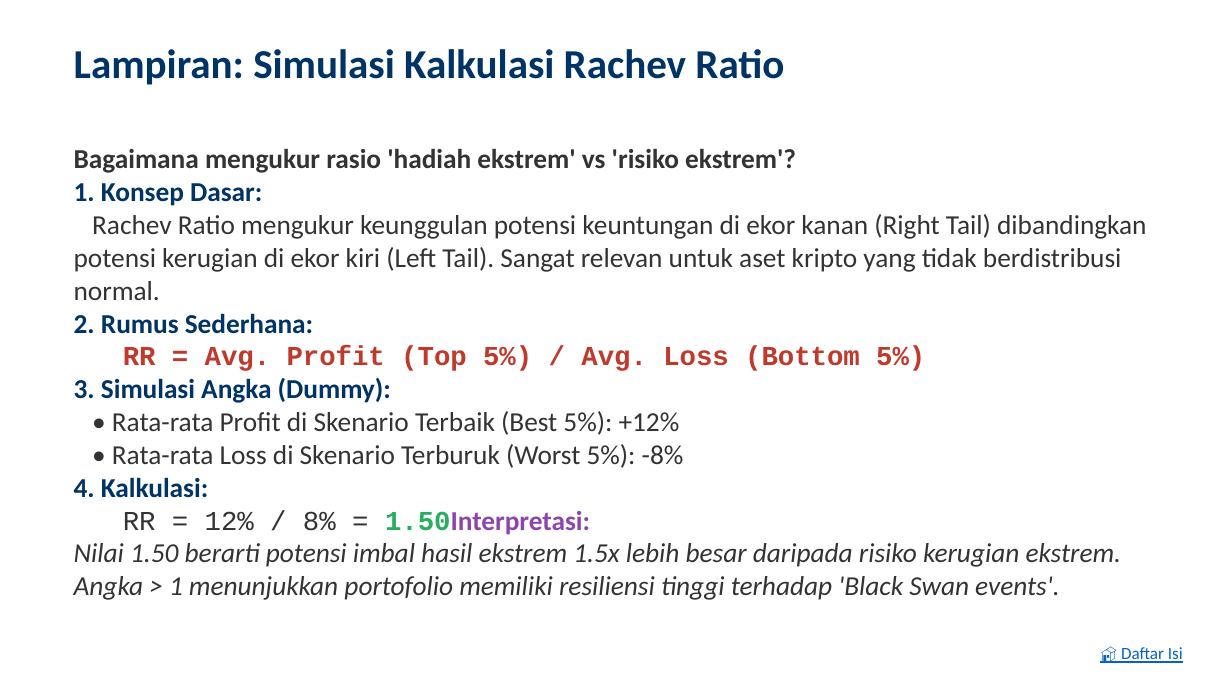
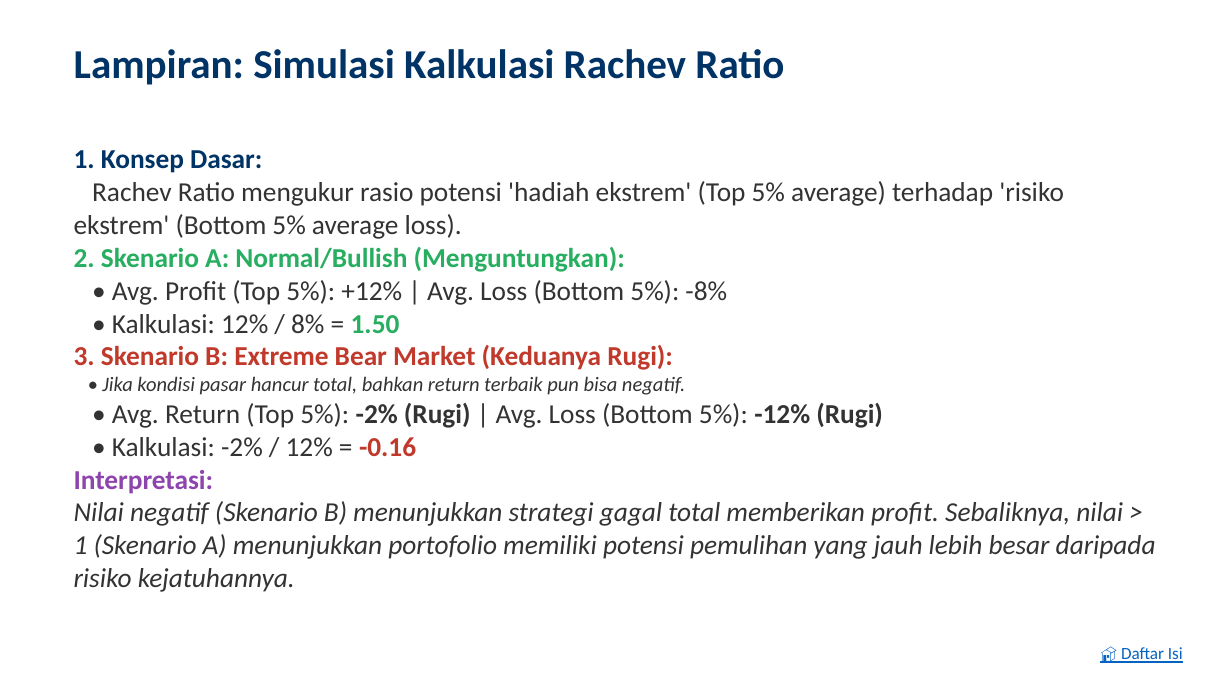
Before and after one commit to ragilrojo/RepoThesis, a slide deck: slide 58 of Presentasi_Proposal_Update.pptx. Drawn at 1232x693 pixels with LibreOffice and Linux fonts; fonts in the diff are those of the drawing. Boxes give left, top, right and bottom in pixels: in the first picture for what was removed or moved away, otherwise in the second. Text is boxed around its words. In the diff, an @@ line names an element or a change of style, - is before the commit and + after.

Commit message:
feat: update Rachev Ratio simulation with bear market scenario

```diff
--- a/Presentasi_Proposal_Update.pptx
+++ b/Presentasi_Proposal_Update.pptx
@@ text at bbox=[74, 149, 796, 173]: paragraph removed @@
-Bagaimana mengukur rasio 'hadiah ekstrem' vs 'risiko ekstrem'?
@@ text at bbox=[74, 181, 1156, 592]: text changed @@
-Rachev Ratio mengukur keunggulan potensi keuntungan di ekor kanan (Right Tail) dibandingkan potensi kerugian di ekor kiri (Left Tail). Sangat relevan untuk aset kripto yang tidak berdistribusi normal.
-2. Rumus Sederhana:
-RR = Avg. Profit (Top 5%) / Avg. Loss (Bottom 5%)
-3. Simulasi Angka (Dummy):
-• Rata-rata Profit di Skenario Terbaik (Best 5%): +12%
-• Rata-rata Loss di Skenario Terburuk (Worst 5%): -8%
-4. Kalkulasi:
-RR = 12% / 8% = 1.50Interpretasi:
-Nilai 1.50 berarti potensi imbal hasil ekstrem 1.5x lebih besar daripada risiko kerugian ekstrem. Angka > 1 menunjukkan portofolio memiliki resiliensi tinggi terhadap 'Black Swan events'.
+Rachev Ratio mengukur rasio potensi 'hadiah ekstrem' (Top 5% average) terhadap 'risiko ekstrem' (Bottom 5% average loss).
+2. Skenario A: Normal/Bullish (Menguntungkan):
+• Avg. Profit (Top 5%): +12% | Avg. Loss (Bottom 5%): -8%
+• Kalkulasi: 12% / 8% = 1.50
+3. Skenario B: Extreme Bear Market (Keduanya Rugi):
+• Jika kondisi pasar hancur total, bahkan return terbaik pun bisa negatif.
+• Avg. Return (Top 5%): -2% (Rugi) | Avg. Loss (Bottom 5%): -12% (Rugi)
+• Kalkulasi: -2% / 12% = -0.16
+Interpretasi:
+Nilai negatif (Skenario B) menunjukkan strategi gagal total memberikan profit. Sebaliknya, nilai > 1 (Skenario A) menunjukkan portofolio memiliki potensi pemulihan yang jauh lebih besar daripada risiko kejatuhannya.
```
Also in this commit, not shown: 1 other file.
